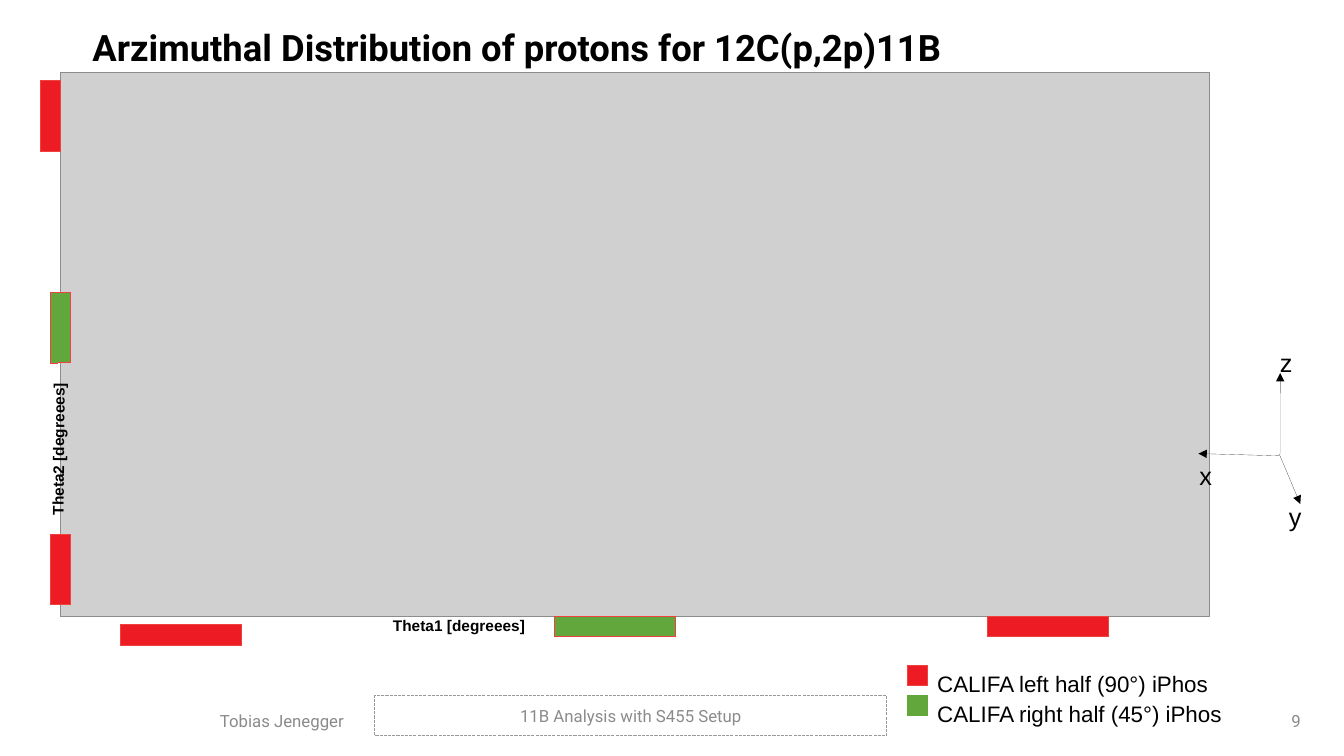
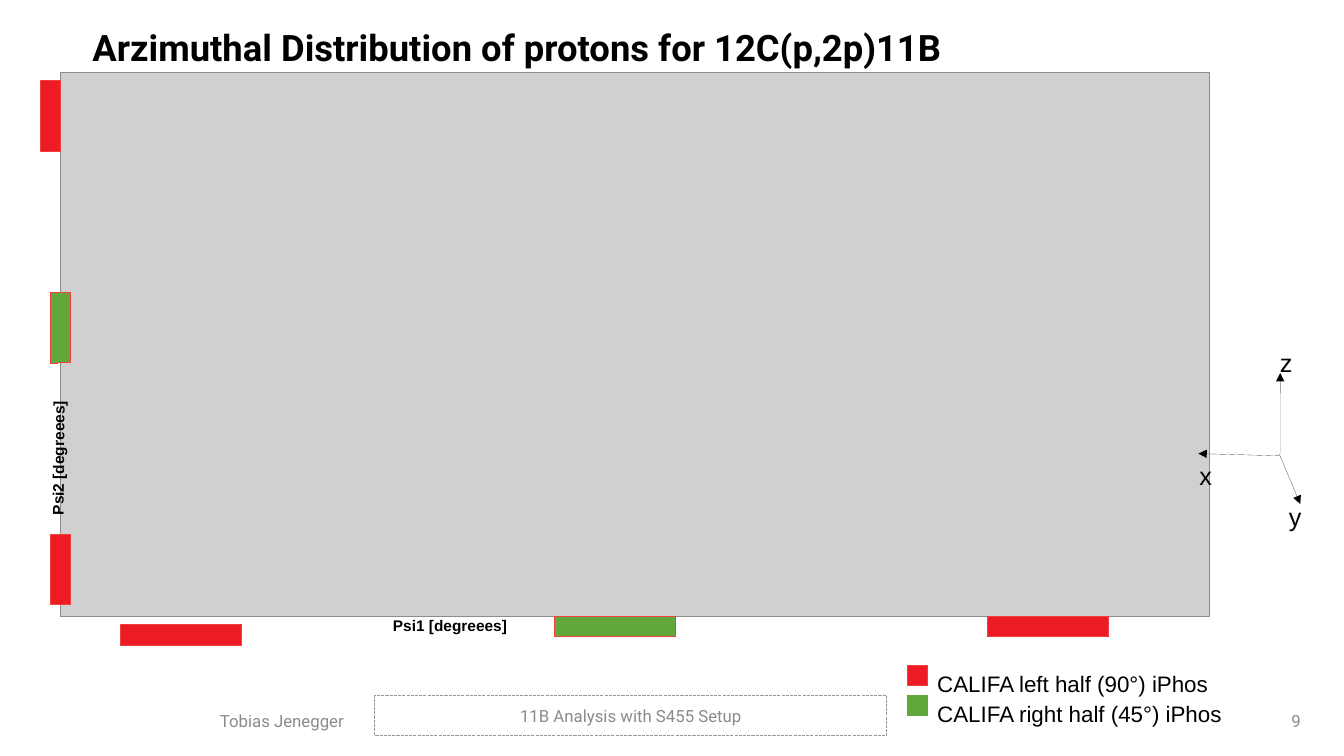
Before and after one commit to jenegger/r3b_week2020, a slide deck: slide 9 of r3b_presentation.odp. Drawn at 1344x756 pixels with LibreOffice and Linux fonts; fonts in the diff are those of the drawing; grey boxes stand for pictures; background and template pictures are left out. Boxes give left, top, right and bottom in pixels: in the first picture for what was removed or moved away, otherwise in the second. Text is boxed around its words. In the diff, an @@ line names an element or a change of style, - is before the commit and + after.

```diff
--- a/r3b_presentation.odp
+++ b/r3b_presentation.odp
@@ text at box(50, 408, 67, 515): text changed @@
-Theta2 [degreees]
+Psi2 [degreees]
@@ text at box(393, 620, 507, 634): text changed @@
-Theta1 [degreees]
+Psi1 [degreees]
```
Also in this commit, not shown: 1 other file.
